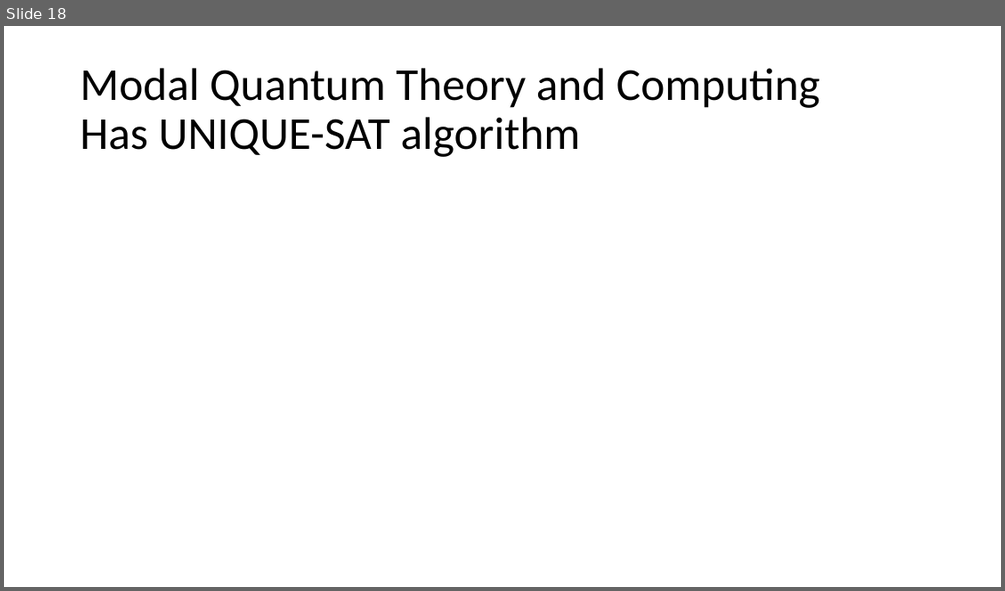
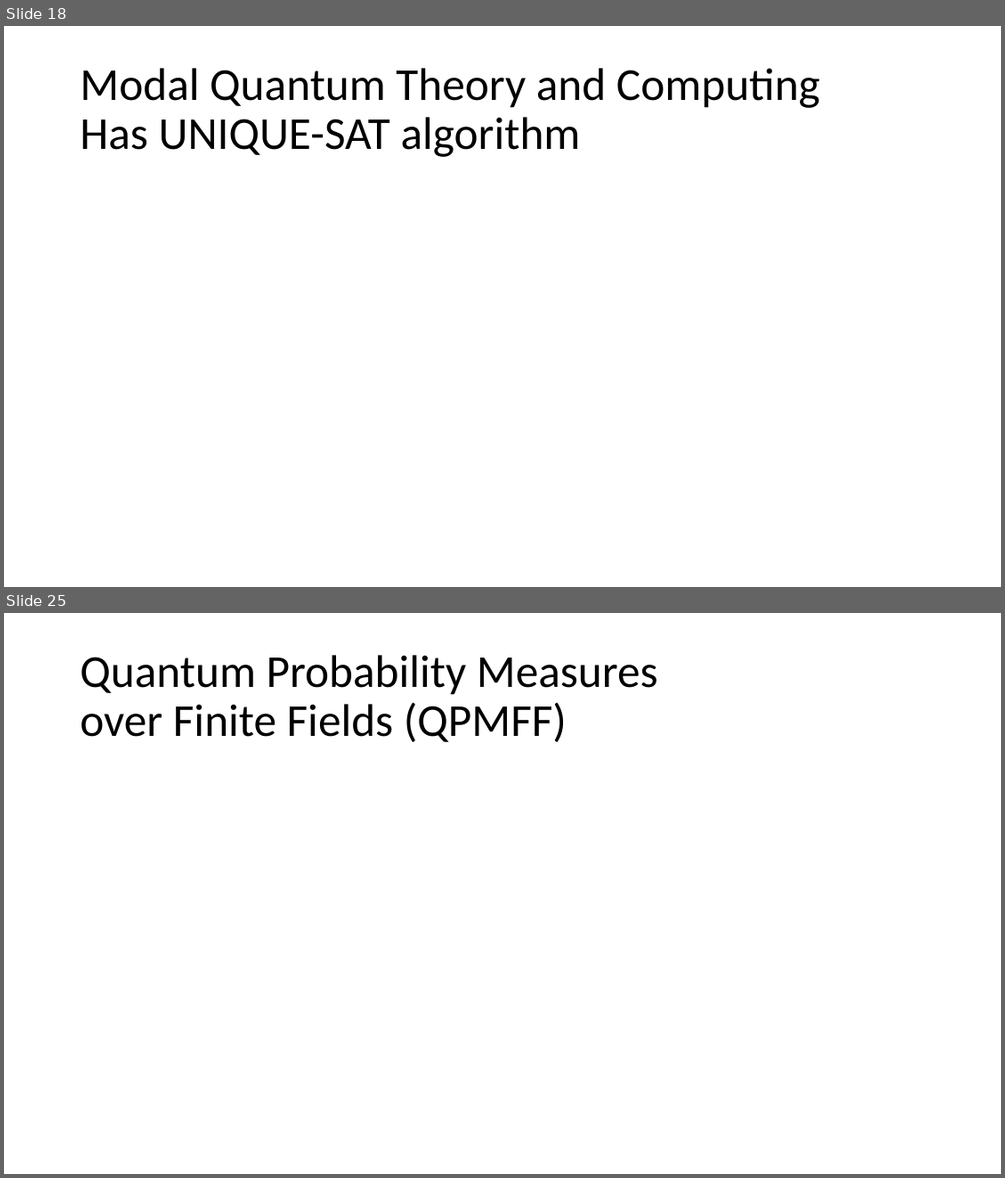
Before and after one commit to yuttai/Contextuality-and-Nonlocality-in-Discrete-Quantum-Theory, a slide deck: defense.pptx. Shown one above the other, each under a label of ours: slide 18 before the commit, slides 18 and 25 after it; the slides between them are not shown. The pictures are 1005x591 and 1005x1178 pixels, drawn with LibreOffice and Linux fonts; fonts in the diff are those of the drawing; grey boxes stand for pictures. Boxes give left, top, right and bottom in pixels: in the first picture for what was removed or moved away, otherwise in the second. Text is boxed around its words. In the diff, an @@ line names an element or a change of style, - is before the commit and + after.

```diff
--- a/defense.pptx
+++ b/defense.pptx
@@ slide 25 added at [4,613,1001,1174], background #FFFFFF @@
@@ title added at [80,655,658,742], 44 pt, text #000000 @@
+Quantum Probability Measures
+over Finite Fields (QPMFF)
```
Also in this commit, not shown: 3 slides changed, 4 other slides added, 3 other files.
